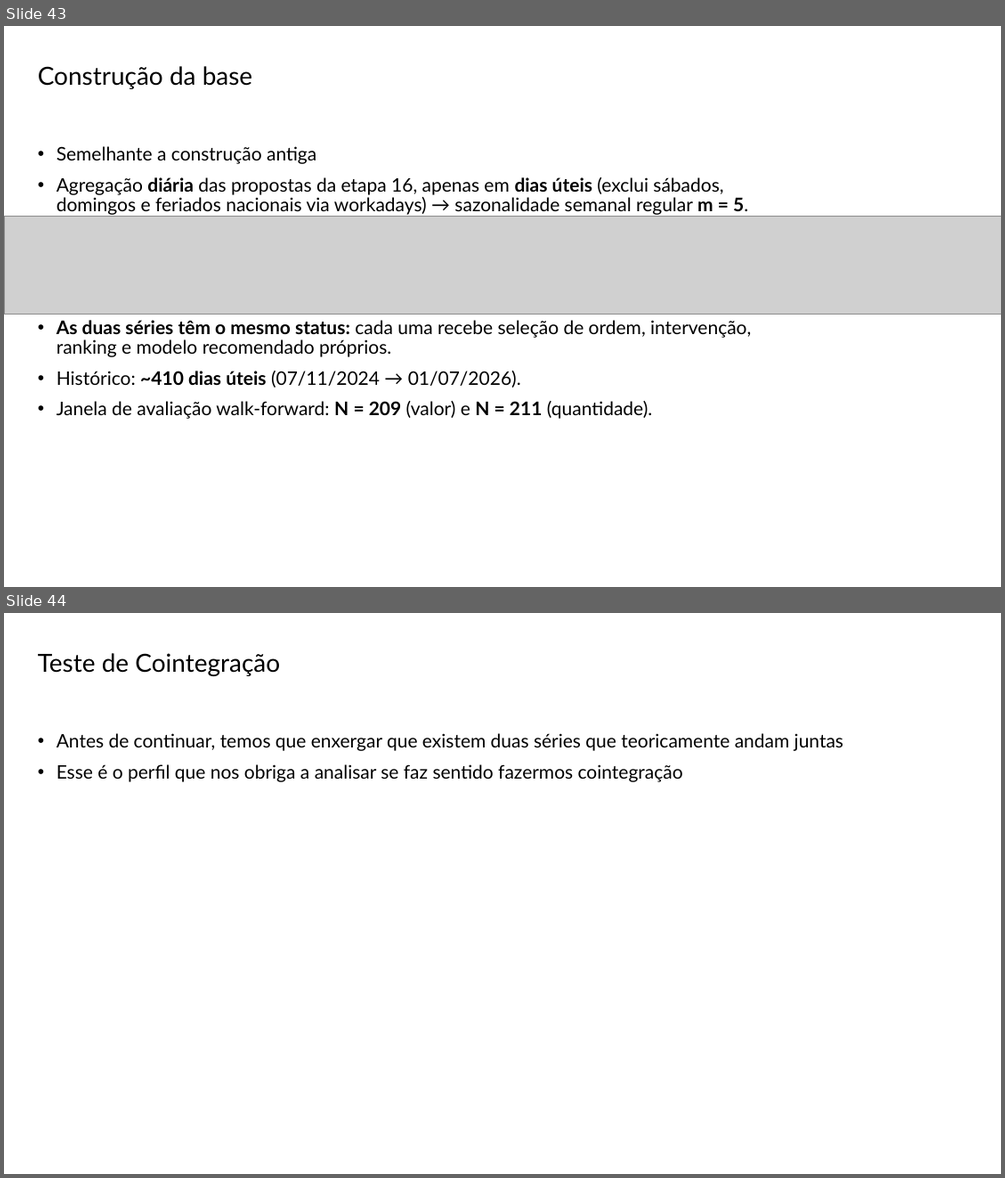
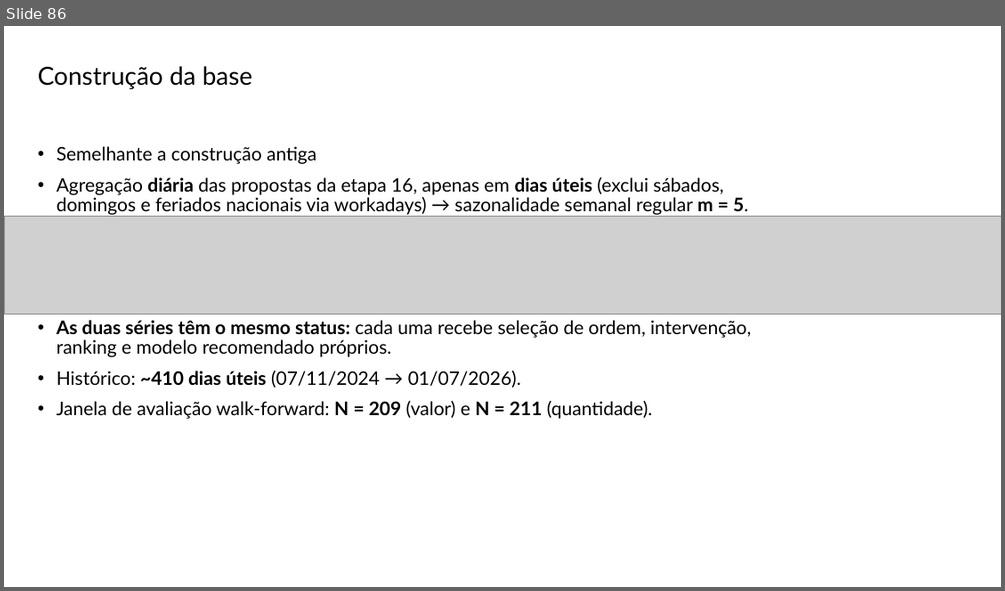
Before and after one commit to Daniel-Alexandre-Ramazzotte/Modelo-Vendas-Diario, a slide deck: Apresentacao/Projecao de Vendas Definição Modelo v2.pptx. Shown one above the other, each under a label of ours: slides 43 and 44 before the commit, slide 86 after it. The pictures are 1005x1178 and 1005x591 pixels, drawn with LibreOffice and Linux fonts; fonts in the diff are those of the drawing; grey boxes stand for pictures; background and template pictures are left out. Boxes give left, top, right and bottom in pixels: in the first picture for what was removed or moved away, otherwise in the second. Text is boxed around its words. In the diff, an @@ line names an element or a change of style, - is before the commit and + after.

Commit message:
agora vai esse cache

```diff
--- a/Apresentacao/Projecao de Vendas Definição Modelo v2.pptx
+++ b/Apresentacao/Projecao de Vendas Definição Modelo v2.pptx
@@ slide 44 removed at [4, 613, 1001, 1174], background #FFFFFF @@
@@ title removed at [38, 653, 280, 676] @@
-Teste de Cointegração
@@ text removed at [57, 733, 843, 782] @@
-• Antes de continuar, temos que enxergar que existem duas séries que teoricamente andam juntas
-• Esse é o perfil que nos obriga a analisar se faz sentido fazermos cointegração
@@ what was slide 43 is now slide 86 @@
```
Also in this commit, not shown: 14 slides changed, 68 slides added, 10 other slides removed, 50 other files.
